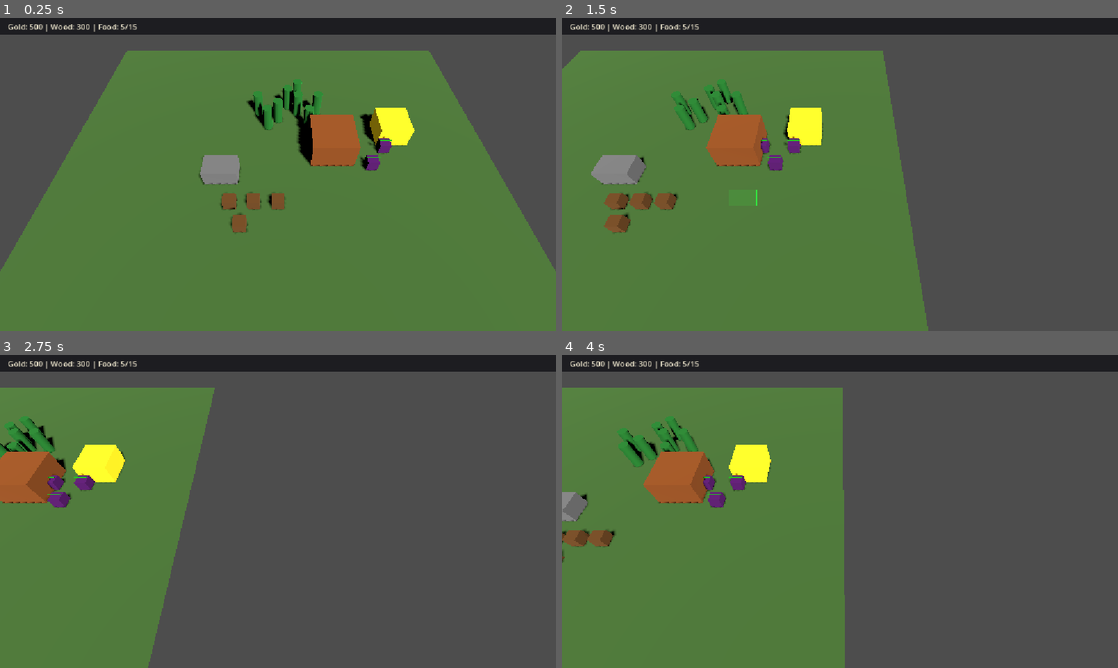
Above: before the commit, frames 1-4 (two rows, left to right).
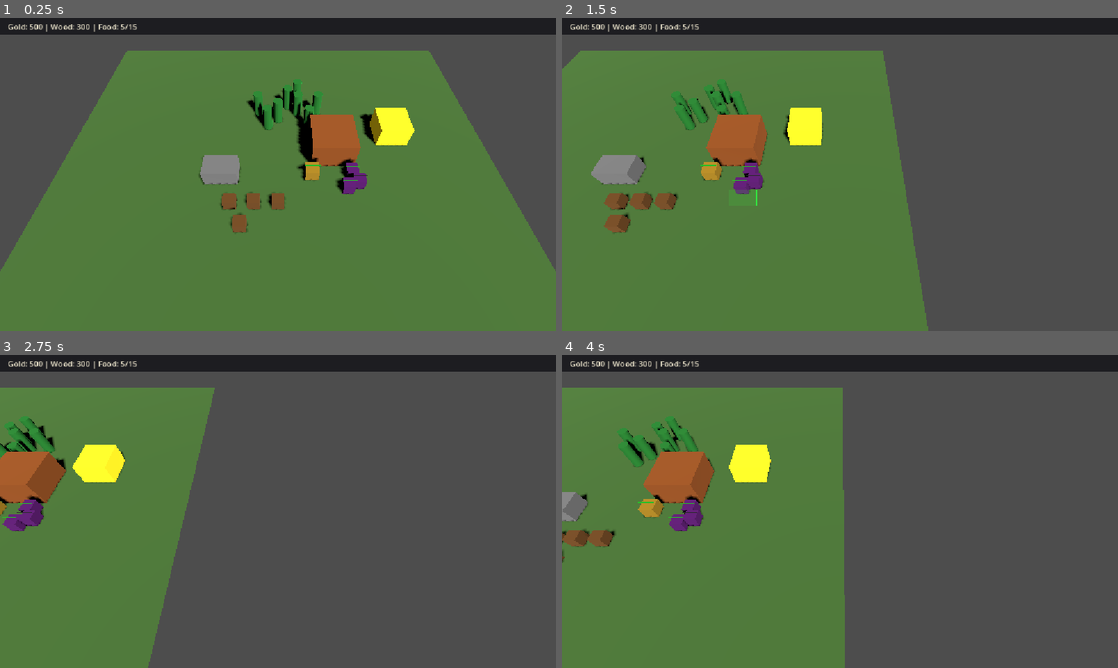
Above: after the commit, the same moments.

Repository: nplvkntx/endless-battle
Game: Godot game, scene res://scenes/main.tscn
The game is run twice, just before and just after one commit, with the same random seed, the same clock (stepped at 60 frames per second) and the same inputs.
Inputs (mouse positions are in pixels of both pictures, inside the frame that each line leads up to):
- Up to frame 1 (0.25 s): no input
- Up to frame 2 (1.5 s): tap Enter at 0.5 s; move the mouse to (962, 158) at 0.52 s; hold Right (ui_right) 0.53-1.25 s; tap B at 0.6 s; click (962, 158) at 0.67 s; drag from (728, 190) to (812, 237) at 1.27 s
- Up to frame 3 (2.75 s): tap Space at 2 s; move the mouse to (333, 442) at 2.02 s; hold Right (ui_right) from 2.03 s (still down); tap T at 2.1 s
- Up to frame 4 (4 s): release Right (ui_right) at 2.75 s; drag from (812, 574) to (673, 464) at 2.77 s; move the mouse to (1006, 558) at 3.52 s; hold Left (ui_left) from 3.53 s (still down); tap Q at 3.6 s

The runs differ from the first frame. In frame 1, 0.9% of the frame differs, in the area x 53-71%, y 37-57%; in frame 2, 0.9%; in frame 3, 1.0%; in frame 4, 1.0%, in the area x 13-34%, y 37-57%.

Commit message:
Improve hero ability test setup

Diff:
--- a/scenes/main.tscn
+++ b/scenes/main.tscn
@@ -15,6 +15,7 @@
 [ext_resource type="PackedScene" path="res://scenes/resources/tree.tscn" id="9_tree"]
 [ext_resource type="PackedScene" path="res://scenes/buildings/farm.tscn" id="10_farm"]
 [ext_resource type="PackedScene" path="res://scenes/units/enemy_dummy.tscn" id="14_enemy_dummy"]
+[ext_resource type="PackedScene" path="res://scenes/units/hero.tscn" id="15_hero"]
 
 [sub_resource type="StyleBoxFlat" id="StyleBoxFlat_resource_bar"]
 bg_color = Color(0.08, 0.08, 0.1, 0.85)
@@ -384,18 +385,21 @@
 [node name="Worker4" parent="." instance=ExtResource("4_worker")]
 transform = Transform3D(1, 0, 0, 0, 1, 0, 0, 0, 1, -3, 0.5, 5)
 
+[node name="DevHero" parent="." instance=ExtResource("15_hero")]
+transform = Transform3D(1, 0, 0, 0, 1, 0, 0, 0, 1, 3, 0.5, 0)
+
 [node name="HeroTestDummy1" parent="." instance=ExtResource("14_enemy_dummy")]
-transform = Transform3D(1, 0, 0, 0, 1, 0, 0, 0, 1, 10, 0.5, -3)
+transform = Transform3D(1, 0, 0, 0, 1, 0, 0, 0, 1, 6.5, 0.5, 0)
 attack_damage = 25
 attack_cooldown = 1.0
 
 [node name="HeroTestDummy2" parent="." instance=ExtResource("14_enemy_dummy")]
-transform = Transform3D(1, 0, 0, 0, 1, 0, 0, 0, 1, 8.5, 0.5, -1)
+transform = Transform3D(1, 0, 0, 0, 1, 0, 0, 0, 1, 7, 0.5, 1)
 attack_damage = 25
 attack_cooldown = 1.0
 
 [node name="HeroTestDummy3" parent="." instance=ExtResource("14_enemy_dummy")]
-transform = Transform3D(1, 0, 0, 0, 1, 0, 0, 0, 1, 7, 0.5, -3)
+transform = Transform3D(1, 0, 0, 0, 1, 0, 0, 0, 1, 6, 0.5, 1.5)
 attack_damage = 25
 attack_cooldown = 1.0
 
